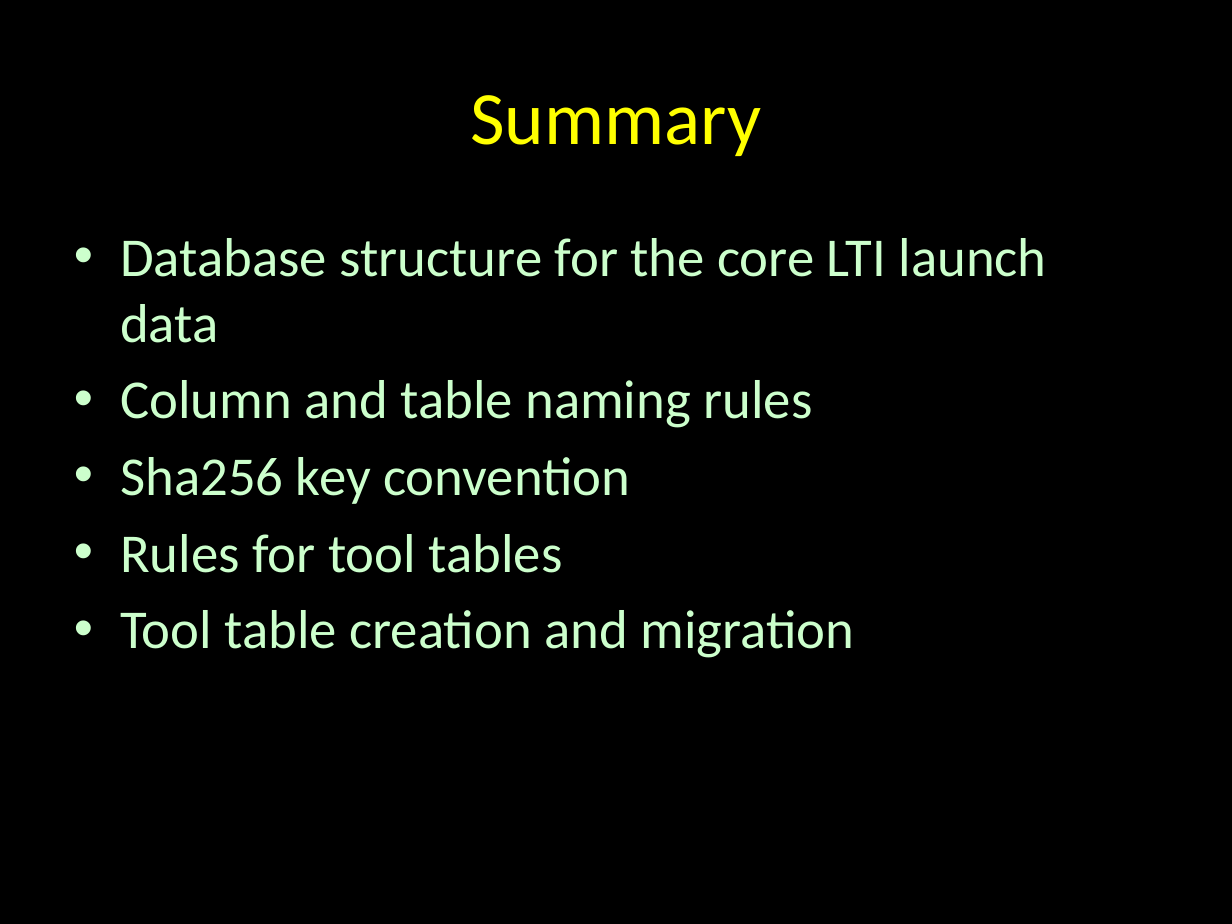
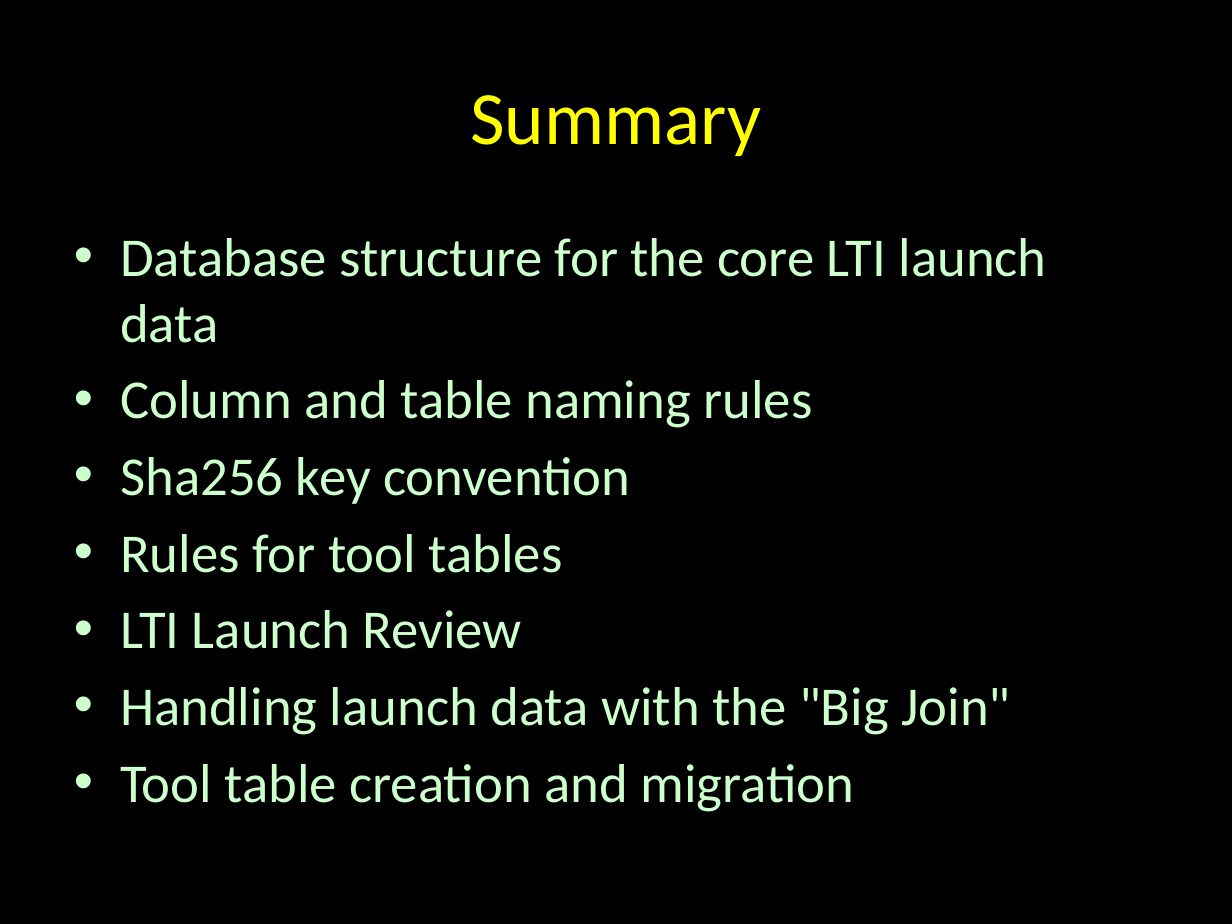
Before and after one commit to tsugiproject/tsugi, a slide deck: slide 45 of docs/lectures/02-Data-Model.pptx (slide 29 before the commit). Drawn at 1232x924 pixels with LibreOffice and Linux fonts; fonts in the diff are those of the drawing. Boxes give left, top, right and bottom in pixels: in the first picture for what was removed or moved away, otherwise in the second. Text is boxed around its words. In the diff, an @@ line names an element or a change of style, - is before the commit and + after.

Commit message:
Update lecture.

```diff
--- a/docs/lectures/02-Data-Model.pptx
+++ b/docs/lectures/02-Data-Model.pptx
@@ text at <box>120,610,1011,735</box>: paragraphs added @@
+• LTI Launch Review
+• Handling launch data with the "Big Join"
```
Also in this commit, not shown: 3 other slides changed, 16 slides added.
